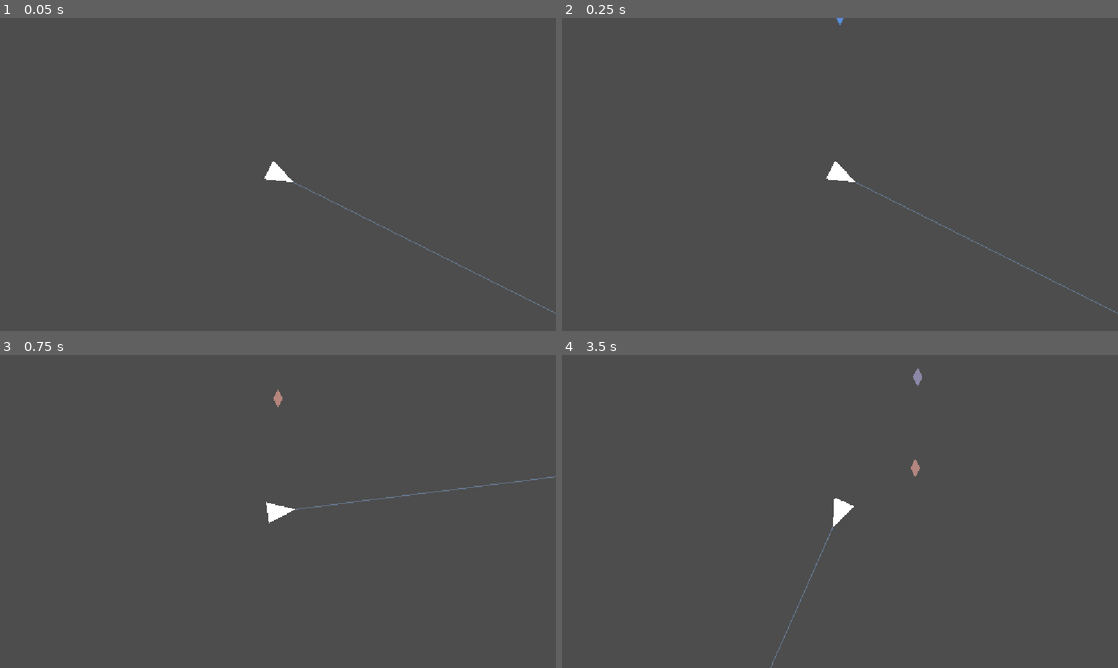
Above: before the commit, frames 1-4 (two rows, left to right).
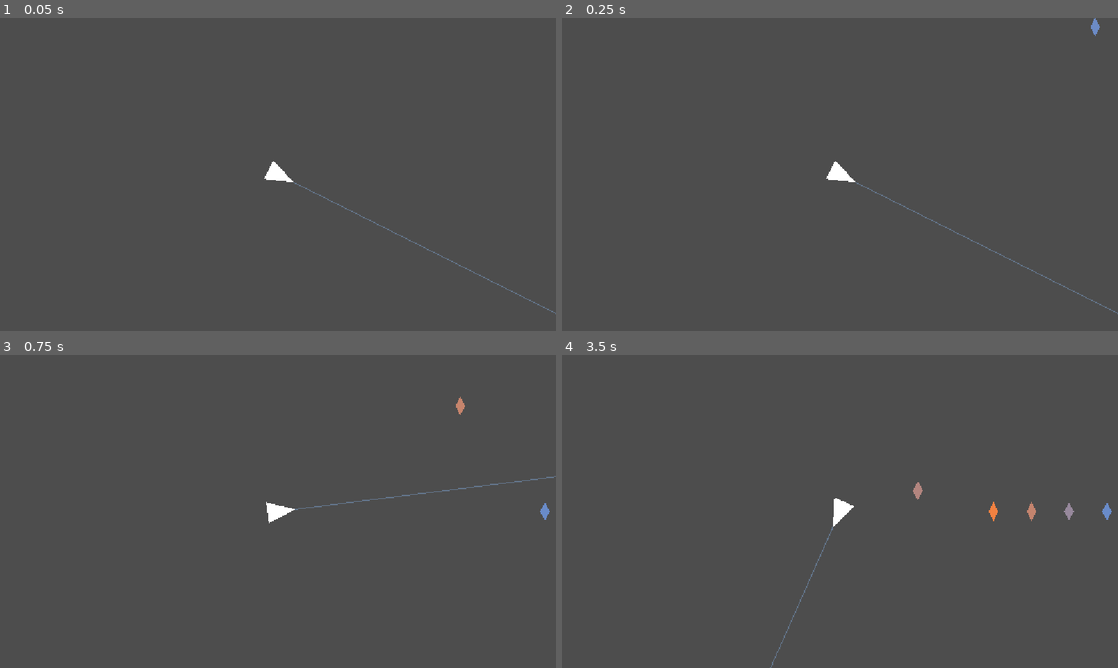
Above: after the commit, the same moments.

Repository: dreik123/MusicBullet
Game: Godot game, scene res://main.tscn
The game is run twice, just before and just after one commit, with the same random seed, the same clock (stepped at 60 frames per second) and the same inputs.
Inputs (mouse positions are in pixels of both pictures, inside the frame that each line leads up to):
- Up to frame 1 (0.05 s): no input
- Up to frame 2 (0.25 s): no input
- Up to frame 3 (0.75 s): tap Enter at 0.5 s; move the mouse to (400, 495) at 0.52 s; press the mouse at (400, 495) at 0.53 s
- Up to frame 4 (3.5 s): move the mouse to (728, 527) at 1.27 s; release the mouse at (728, 527) at 1.28 s; click (728, 527) at 1.35 s; move the mouse to (895, 442) at 2.02 s; press the mouse at (895, 442) at 2.03 s; move the mouse to (812, 574) at 2.77 s; release the mouse at (812, 574) at 2.78 s; click (812, 574) at 2.85 s

Frame 1 is identical in both runs. In frame 2, less than 0.1% of the frame differs, in the area x 49-97%, y 0-6%; in frame 3, 0.2%; in frame 4, 0.4%, in the area x 62-99%, y 4-54%.

Commit message:
implemented final melody

Diff:
--- a/main.gd
+++ b/main.gd
@@ -15,23 +15,81 @@
 var level_ended = false
 
 var notes = [
-		{
-			"time": 0.0,
-			"pitch": 60
-		},
-		{
-			"time": 1.0,
-			"pitch": 62
-		},
-		{
-			"time": 2.0,
-			"pitch": 64
-		},
-		{
-			"time": 3.0,
-			"pitch": 62
-		},
-
+	{"time": 0.0, "pitches": [64]},
+	{"time": 0.5, "pitches": [69]},
+	{"time": 0.75, "pitches": [72]},
+	{"time": 1.0, "pitches": [71]},
+	{"time": 2.0, "pitches": [65]},
+	{"time": 2.5, "pitches": [72]},
+	{"time": 2.75, "pitches": [71]},
+	{"time": 3.0, "pitches": [69]},
+	{"time": 3.25, "pitches": [67]},
+	{"time": 3.75, "pitches": [69]},
+	{"time": 4.0, "pitches": [67]},
+	{"time": 4.25, "pitches": [67]},
+	{"time": 4.5, "pitches": [67]},
+	{"time": 5.0, "pitches": [63]},
+	{"time": 5.25, "pitches": [65]},
+	{"time": 5.5, "pitches": [67]},
+	{"time": 5.75, "pitches": [65]},
+	{"time": 6.0, "pitches": [63]},
+	{"time": 6.25, "pitches": [62]},
+	{"time": 6.5, "pitches": [63]},
+	{"time": 7.0, "pitches": [67]},
+	{"time": 7.25, "pitches": [65]},
+	{"time": 7.5, "pitches": [70]},
+	{"time": 7.75, "pitches": [72]},
+	{"time": 8.0, "pitches": [71]},
+	{"time": 8.25, "pitches": [69]},
+	{"time": 8.5, "pitches": [67]},
+	{"time": 8.75, "pitches": [69]},
+	{"time": 9.0, "pitches": [71]},
+	{"time": 10.0, "pitches": [67]},
+	{"time": 11.0, "pitches": [70, 72]},
+	{"time": 11.5, "pitches": [70, 72]},
+	{"time": 12.0, "pitches": [69, 70]},
+	{"time": 12.5, "pitches": [69, 70]},
+	{"time": 13.0, "pitches": [67]},
+	{"time": 14.0, "pitches": [67]},
+	{"time": 14.25, "pitches": [65]},
+	{"time": 14.5, "pitches": [62]},
+	{"time": 14.75, "pitches": [65]},
+	{"time": 15.0, "pitches": [60, 67]},
+	{"time": 15.5, "pitches": [60, 67]},
+	{"time": 16.0, "pitches": [67]},
+	{"time": 16.5, "pitches": [60, 67]},
+	{"time": 17.0, "pitches": [63]},
+	{"time": 17.5, "pitches": [59, 65]},
+	{"time": 18.0, "pitches": [67]},
+	{"time": 18.5, "pitches": [59, 65]},
+	{"time": 19.0, "pitches": [62]},
+	{"time": 19.5, "pitches": [55, 62]},
+	{"time": 20.0, "pitches": [63]},
+	{"time": 20.25, "pitches": [67, 74]},
+	{"time": 20.5, "pitches": [67, 74]},
+	{"time": 21.0, "pitches": [60, 63, 67]},
+	{"time": 21.5, "pitches": [60, 63, 67]},
+	{"time": 22.0, "pitches": [55]},
+	{"time": 22.25, "pitches": [57]},
+	{"time": 22.5, "pitches": [60]},
+	{"time": 23.5, "pitches": [60]},
+	{"time": 24.0, "pitches": [60]},
+	{"time": 24.25, "pitches": [59]},
+	{"time": 24.5, "pitches": [57]},
+	{"time": 24.75, "pitches": [55]},
+	{"time": 26.0, "pitches": [64, 69]},
+	{"time": 26.5, "pitches": [67]},
+	{"time": 27.0, "pitches": [62]},
+	{"time": 27.5, "pitches": [67]},
+	{"time": 28.0, "pitches": [60, 69]},
+	{"time": 28.25, "pitches": [57, 65]},
+	{"time": 28.5, "pitches": [69]},
+	{"time": 29.5, "pitches": [64, 71]},
+	{"time": 30.0, "pitches": [74]},
+	{"time": 30.5, "pitches": [76]},
+	{"time": 31.0, "pitches": [76]},
+	{"time": 31.5, "pitches": [72, 83]},
+	{"time": 32.0, "pitches": [67]},
 ]
 
 func _ready():
@@ -61,8 +119,13 @@
 	add_child(note)
 
 	var player_position = $Player.global_position
+	var pitches = note_data["pitches"]
+	var lowest_pitch = pitches[0]
+	for p in pitches:
+		if p < lowest_pitch:
+			lowest_pitch = p
 	var spawn_angle = clamp(
-		-90.0 + (note_data["pitch"] - 60) * PITCH_ANGLE_STEP,
+		-90.0 + (lowest_pitch - 60) * PITCH_ANGLE_STEP,
 		MIN_SPAWN_ANGLE,
 		MAX_SPAWN_ANGLE
 	)
@@ -82,7 +145,7 @@
 
 	note.setup(
 		note_data["time"] - note_travel_time,
-		note_data["pitch"],
+		pitches,
 		player_position,
 		note_data["time"]
 	)
@@ -150,13 +213,22 @@
 		var was_hit = false
 		for recorded in recorded_notes:
 			var orig_time = recorded["time"] - recorded["error"] + note_travel_time
-			if abs(orig_time - current_time) < 0.01 and recorded["pitch"] == chart_note["pitch"]:
-				was_hit = true
-				break
+			if abs(orig_time - current_time) < 0.01:
+				var chart_pitches = chart_note["pitches"]
+				var recorded_pitches = recorded["pitches"]
+				var all_match = true
+				for pitch in chart_pitches:
+					if not recorded_pitches.contains(pitch):
+						all_match = false
+						break
+				if all_match:
+					was_hit = true
+					break
 
 		if was_hit:
-			print("Melody playback: playing pitch ", chart_note["pitch"], " at chart_time ", current_time)
-			play_melody_sound(chart_note["pitch"])
+			print("Melody playback: playing pitches ", chart_note["pitches"], " at chart_time ", current_time)
+			for pitch in chart_note["pitches"]:
+				play_melody_sound(pitch)
 		else:
 			print("Melody playback: silence (missed note) at chart_time ", current_time)
 
--- a/note.gd
+++ b/note.gd
@@ -4,7 +4,7 @@
 const COLOR_NEAR = Color(1.0, 0.5, 0.2, 1.0)
 
 @export var time: float
-@export var pitch: int
+@export var pitches: Array
 @export var note_speed = 100.0
 var arrival_time: float
 var visible_duration = 0.0
@@ -16,9 +16,9 @@
 func _ready():
 	print("Note created, groups: ", get_groups())
 
-func setup(note_time: float, note_pitch: int, note_target_position: Vector2, note_arrival_time: float):
+func setup(note_time: float, note_pitches: Array, note_target_position: Vector2, note_arrival_time: float):
 	time = note_time
-	pitch = note_pitch
+	pitches = note_pitches
 	arrival_time = note_arrival_time
 	target_position = note_target_position
 	direction = global_position.direction_to(target_position)
